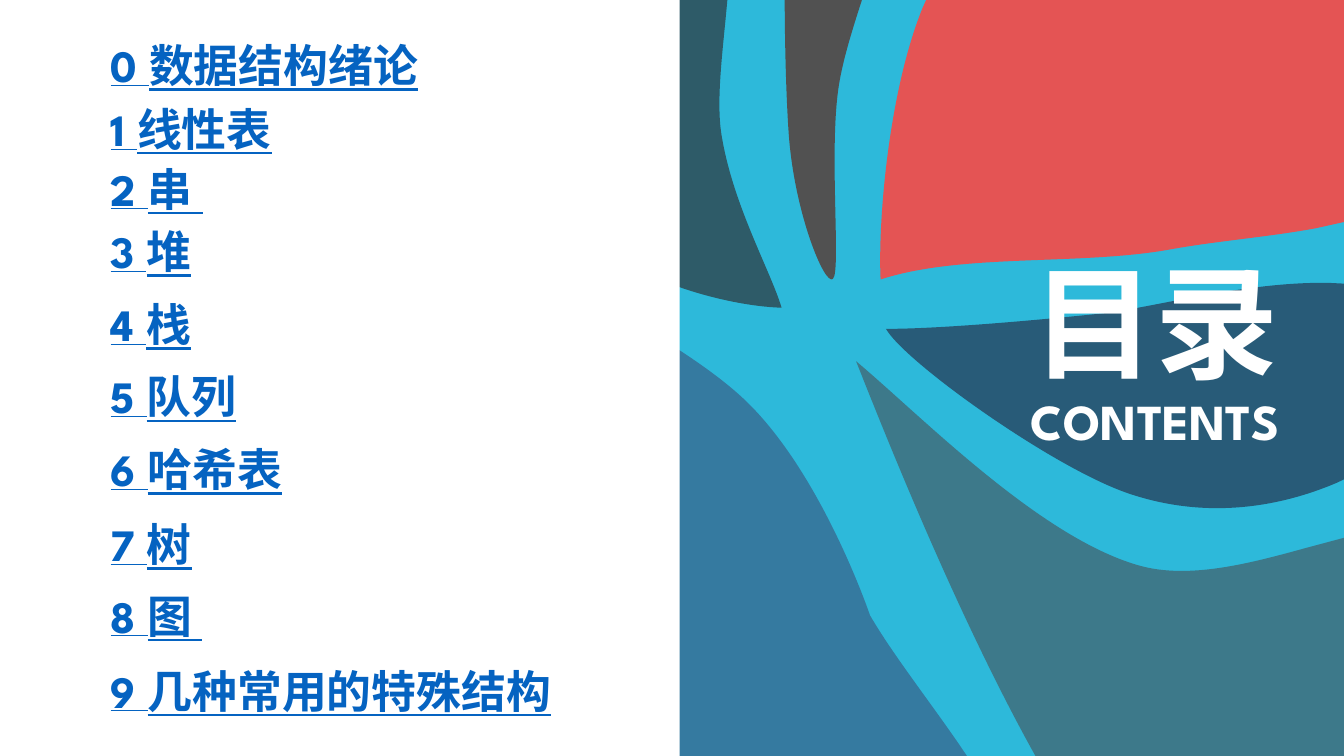
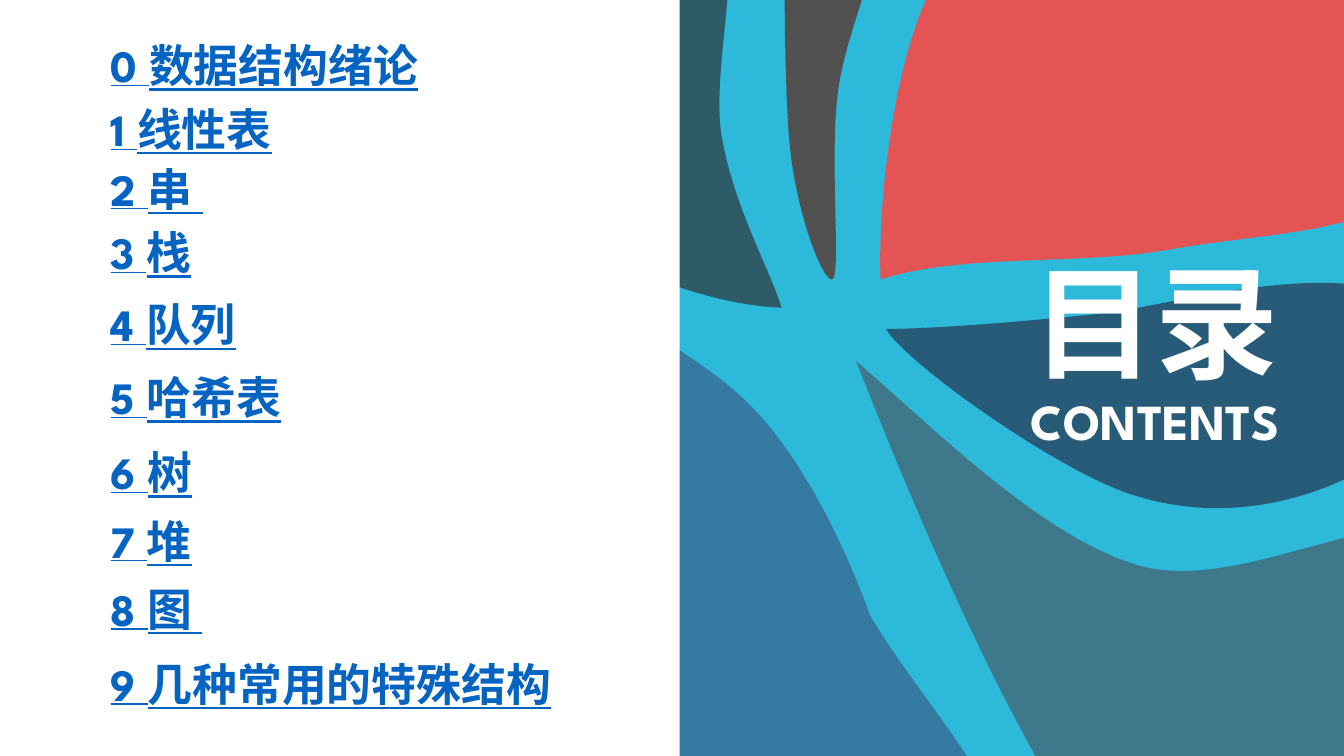
Before and after one commit to StevenEco/ComputerScience, a slide deck: slide 2 of PPT/Data Structure.pptx. Drawn at 1344x756 pixels with LibreOffice and Linux fonts; fonts in the diff are those of the drawing. Boxes give left, top, right and bottom in pixels: in the first picture for what was removed or moved away, otherwise in the second. Text is boxed around its words. In the diff, an @@ line names an element or a change of style, - is before the commit and + after.

```diff
--- a/PPT/Data Structure.pptx
+++ b/PPT/Data Structure.pptx
@@ text at [111,231,192,278]: text changed @@
-4 栈
+3 栈
@@ text at [111,303,236,350]: text changed @@
-5 队列
+4 队列
@@ text at [111,376,281,423]: text changed @@
-6 哈希表
+5 哈希表
@@ text at [111,451,193,498]: text changed @@
-7 树
+6 树
@@ text at [111,520,192,566]: text changed @@
-3 堆
+7 堆
@@ text "8 图": place and size @@
-text "8 图" at [111,587,193,644]
+text "8 图" at [111,580,193,637]
@@ text "9 几种常用的特殊结构": place and size @@
-text "9 几种常用的特殊结构" at [111,670,551,716]
+text "9 几种常用的特殊结构" at [111,663,551,709]
```
Also in this commit, not shown: 7 other slides changed, 5 slides added, 3 other files.
